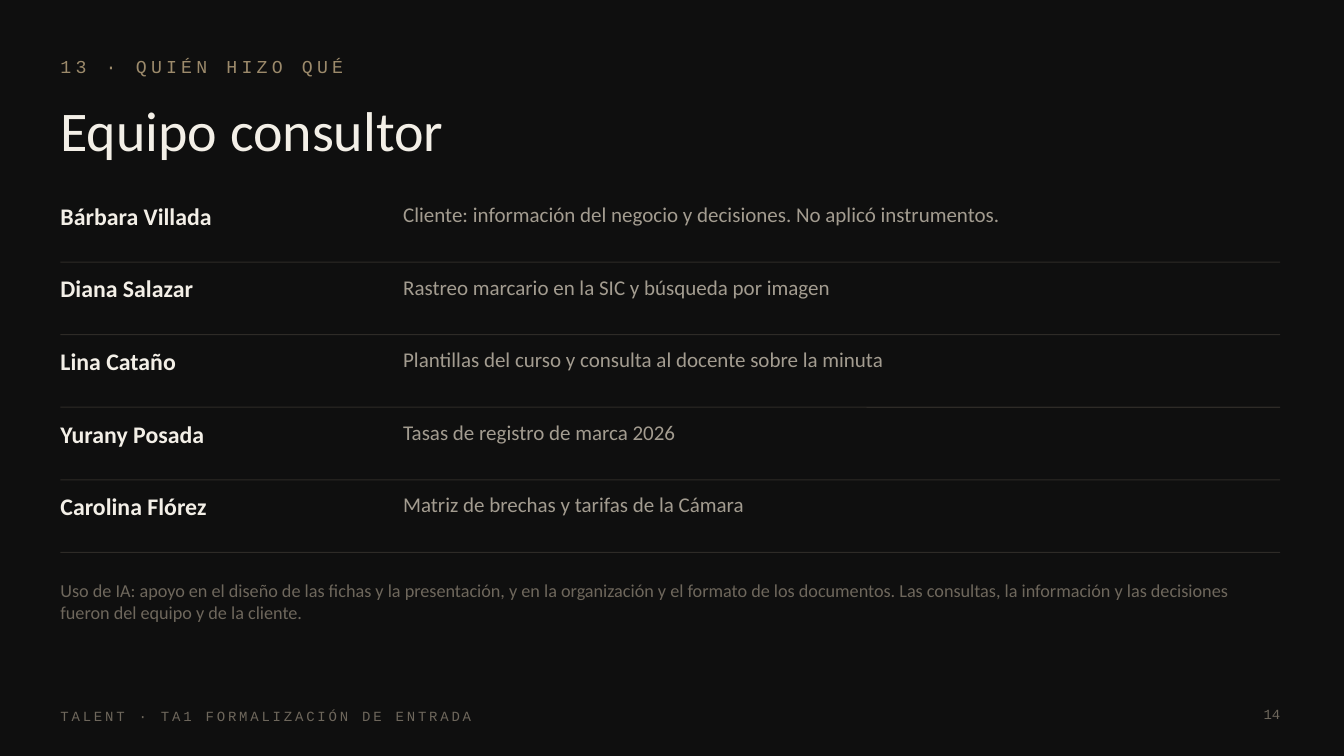
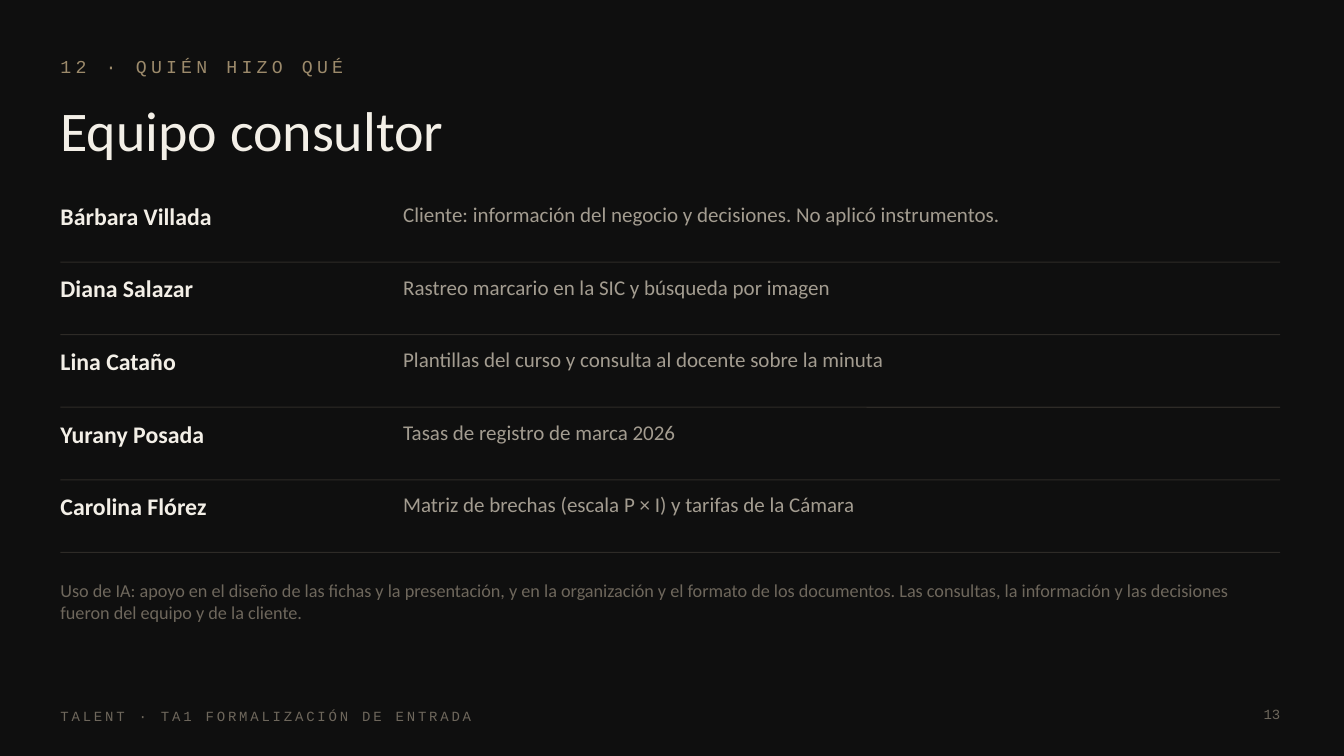
Before and after one commit to barbaravillada29-lang/dataroom-talent, a slide deck: slide 13 of files/ta1/Accountability_TA1_TALENT.pptx (slide 14 before the commit). Drawn at 1344x756 pixels with LibreOffice and Linux fonts; fonts in the diff are those of the drawing. Boxes give left, top, right and bottom in pixels: in the first picture for what was removed or moved away, otherwise in the second. Text is boxed around its words. In the diff, an @@ line names an element or a change of style, - is before the commit and + after.

```diff
--- a/files/ta1/Accountability_TA1_TALENT.pptx
+++ b/files/ta1/Accountability_TA1_TALENT.pptx
@@ text at box(60, 61, 343, 77): text changed @@
-13 · QUIÉN HIZO QUÉ
+12 · QUIÉN HIZO QUÉ
@@ text at box(403, 497, 854, 516): text changed @@
-Matriz de brechas y tarifas de la Cámara
+Matriz de brechas (escala P × I) y tarifas de la Cámara
@@ page number at box(1264, 710, 1281, 719): text changed @@
-14
+13
```
Also in this commit, not shown: 4 other slides changed, 1 slide added, 2 slides removed, 3 other files.
